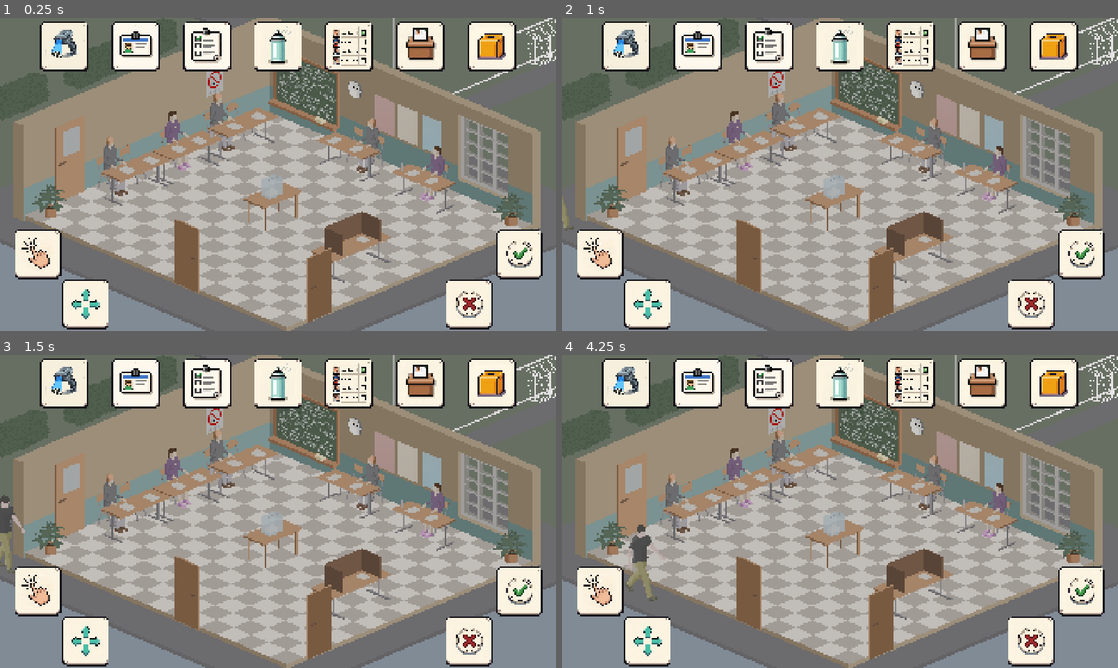
Above: before the commit, frames 1-4 (two rows, left to right).
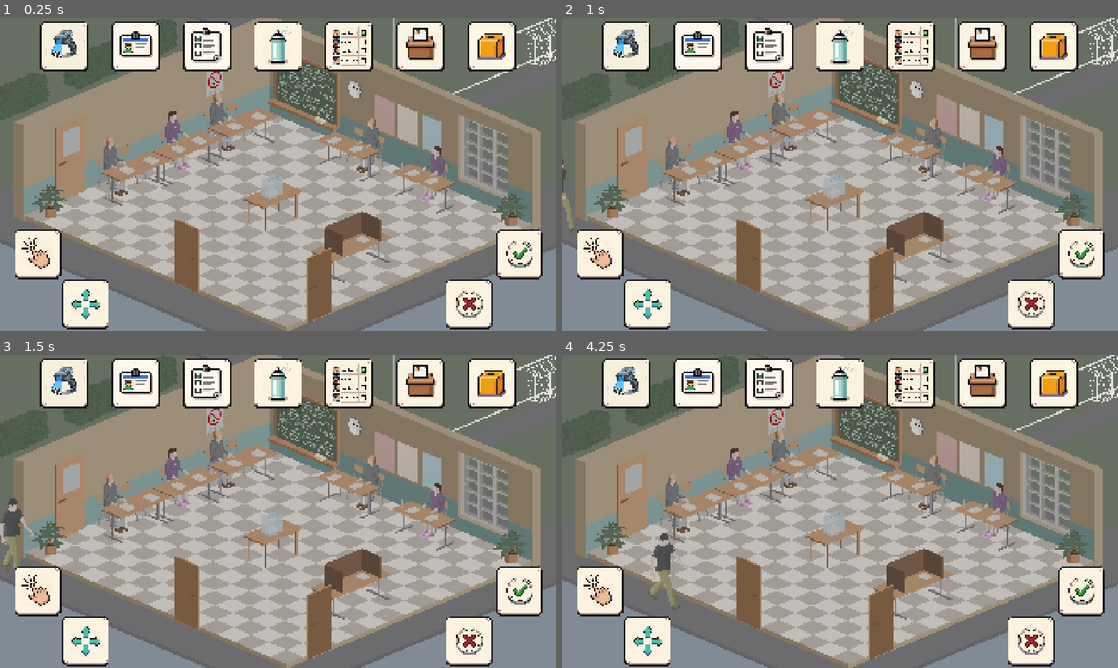
Above: after the commit, the same moments.

Repository: kreativna-blokada/blokadna-glasalica
Game: Godot game, scene res://!project/build/design/scenes/game.tscn
The game is run twice, just before and just after one commit, with the same random seed, the same clock (stepped at 60 frames per second) and the same inputs.
Inputs:
- Up to frame 1 (0.25 s): no input
- Up to frame 2 (1 s): tap Enter at 0.5 s; hold Space (right) from 0.53 s (still down); hold A (select) from 0.53 s (still down)
- Up to frame 3 (1.5 s): release Space (right) at 1.28 s; release A (select) at 1.28 s; tap D (start) at 1.35 s
- Up to frame 4 (4.25 s): hold Shift (wrong) 2.03-2.78 s; hold Space (right) 2.03-3.53 s; tap A (select) at 2.85 s; hold D (start) from 3.53 s (still down)

Frame 1 is identical in both runs. In frame 2, 0.2% of the frame differs, in the area x 0-3%, y 45-69%; in frame 3, 0.5%; in frame 4, 1.0%, in the area x 11-23%, y 54-82%.

Commit message:
[CODE-02] Resolved character and voter (movement) inheritance

Diff:
--- a/!project/build/design/scenes/actors/character.gd
+++ b/!project/build/design/scenes/actors/character.gd
@@ -2,26 +2,20 @@
 # Copyright (C) 2026 Blokadna Igra (blokadna.igra@gmail.com)
 ##
 #description     : Base character controller
-#author          : Zeljko Vulovic
-#date            : 20260210
-#version         : 1.0
+#maintainer      : Zeljko Vulovic
+#version         : 1.1
 #===============================================================================
 class_name Character
 extends CharacterBody2D
 
 @export_group("Movement")
-@export var speed : float
+@export var movement_speed : float
 
 #private vars
+var _state := State.IDLE
+
 enum State {WALK, IDLE, WAIT, STOP, FINISH}
 enum Type {PLAYER, VOTER}
-
-var _state := State.IDLE
-var _heading := Vector2.RIGHT
-var _animation_map := {
-	State.IDLE: "idle",
-	State.WALK: "walk",
-}
 
 #onready vars
 @onready var animation_player := $AnimationPlayer
@@ -42,7 +36,6 @@
 	handle_input()
 	handle_movement()
 	handle_animations()
-	set_heading()
 	move_and_slide()
 
 #FUNCTIONS
@@ -58,9 +51,7 @@
 	pass
 
 func handle_animations() -> void:
-	if animation_player.has_animation(_animation_map[_state]):
-		animation_player.play(_animation_map[_state])
-#todo: unused, called by without a real purpose, use
+	pass
 
 #set state based on velocity
 func handle_movement() -> void:
@@ -70,15 +61,6 @@
 		else:
 			_state = State.WALK
 
-#sets heading based on input
-func set_heading() -> void:
-	pass
-
-#flips sprite based on heading
-func flip_sprites() -> void:
-	if _heading == Vector2.RIGHT:
-		character_texture.flip_h = false
-
 #used for movement and animation handling
 func can_move() -> bool:
 	return _state == State.IDLE or _state == State.WALK
--- a/!project/build/design/scenes/actors/voter.gd
+++ b/!project/build/design/scenes/actors/voter.gd
@@ -46,7 +46,6 @@
 func _ready() -> void:
 	#await get_tree().process_frame
 
-	_animation_map[State.IDLE] = "bottom-right"
 	#separate the materials to control outlines independently
 	character_texture.material = character_texture.material.duplicate()
 
@@ -56,11 +55,7 @@
 	else:
 		voter_movement()
 
-	handle_input()
-	handle_movement()
-	handle_animations()
-	set_heading()
-	move_and_slide()
+	super(_delta)
 
 #FUNCTIONS
 #███████╗██╗   ██╗███╗   ██╗ ██████╗████████╗██╗ ██████╗ ███╗   ██╗███████╗
@@ -72,7 +67,7 @@
 
 #handle interaction with voters
 func handle_input() -> void:
-	pass
+	super.handle_input()
 
 #transitions state by course status
 func handle_movement() -> void:
@@ -188,7 +183,7 @@
 		_on_stop_reach()
 	else:
 		var movement_direction: Vector2 = (target_position - feet_position).normalized()
-		velocity = movement_direction * speed
+		velocity = movement_direction * movement_speed
 
 #stops voter, dispatches handler
 func _on_stop_reach() -> void:
--- a/!project/build/design/scenes/actors/voter.tscn
+++ b/!project/build/design/scenes/actors/voter.tscn
@@ -165,7 +165,7 @@
 
 [node name="Voter" unique_id=1417136144 instance=ExtResource("1_5suuu")]
 script = ExtResource("2_5suuu")
-speed = 100.0
+movement_speed = 120.0
 
 [node name="CharacterSprite" parent="." index="1" unique_id=3088008]
 modulate = Color(0.89, 0.89, 0.89, 1)
Not shown, removed: !project/build/ANALYSIS_SPEED_ISSUE.md
